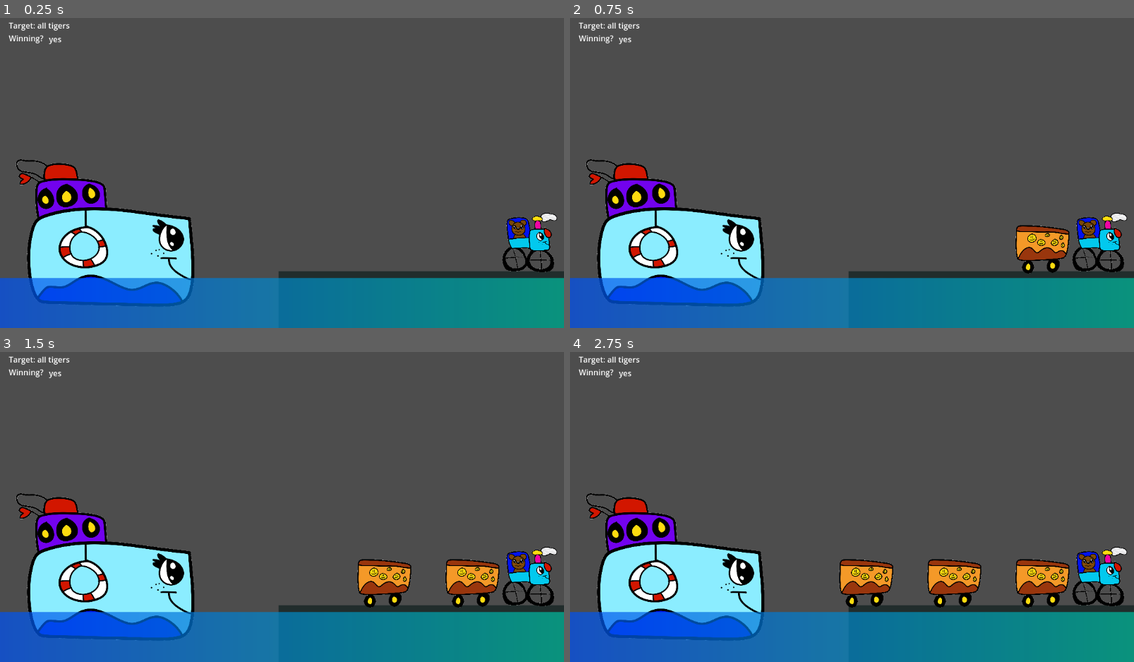
Above: before the commit, frames 1-4 (two rows, left to right).
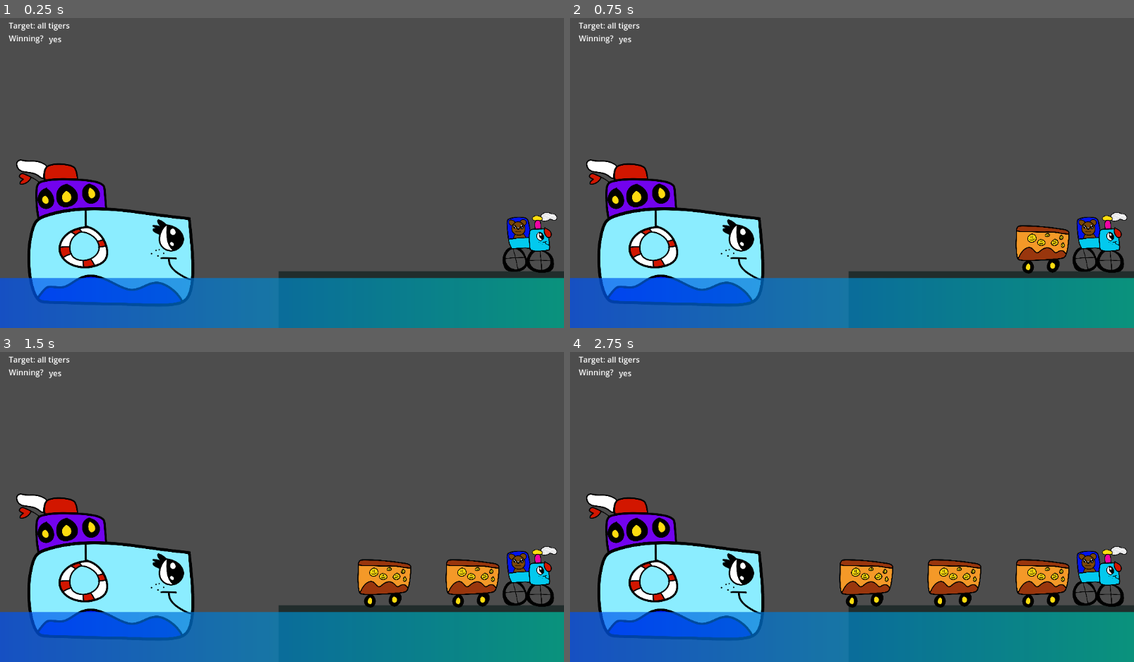
Above: after the commit, the same moments.

Repository: Huntracony/cute-crate-carrier
Game: Godot game, scene res://scenes/root.tscn
Same seed, same stepped clock (60 frames per second), same inputs: the game is played once before the commit and once after it. Before the commit the project starts from res://root.tscn.
Inputs (mouse positions are in pixels of both pictures, inside the frame that each line leads up to):
- Up to frame 1 (0.25 s): no input
- Up to frame 2 (0.75 s): tap Enter at 0.5 s; move the mouse to (976, 154) at 0.52 s; click (976, 154) at 0.67 s
- Up to frame 3 (1.5 s): tap Space at 1.25 s; drag from (169, 519) to (411, 448) at 1.27 s
- Up to frame 4 (2.75 s): tap Enter at 2 s; move the mouse to (908, 432) at 2.02 s; click (908, 432) at 2.17 s

The runs differ from the first frame. In frame 1, 0.4% of the frame differs, in the area x 2-99%, y 45-93%; in frame 2, 0.4%; in frame 3, 0.5%; in frame 4, 0.5%.

Commit message:
cleaned up, disabled collision for non-target crates

Diff:
--- a/CartContainer.gd
+++ /dev/null
@@ -1,11 +0,0 @@
-extends Node2D
-var cartPositions = [Vector2(1292, 477), Vector2(1100, 477), Vector2(900, 477)]
-
-# Called when the node enters the scene tree for the first time.
-func _ready():
-	pass # Replace with function body.
-
-
-# Called every frame. 'delta' is the elapsed time since the previous frame.
-func _process(delta):
-	pass
--- a/Sprite2D.gd
+++ /dev/null
@@ -1,12 +0,0 @@
-extends Sprite2D
-
-
-# Called when the node enters the scene tree for the first time.
-func _ready():
-	set_flip_h(true)
-	pass # Replace with function body.
-
-
-# Called every frame. 'delta' is the elapsed time since the previous frame.
-func _process(delta):
-	pass
--- a/crates/fox-crate.tscn
+++ b/crates/fox-crate.tscn
@@ -1,6 +1,6 @@
 [gd_scene load_steps=4 format=3 uid="uid://b86ks32pltjqc"]
 
-[ext_resource type="Script" path="res://crate.gd" id="1_0b8mq"]
+[ext_resource type="Script" path="res://scripts/crate.gd" id="1_0b8mq"]
 [ext_resource type="Texture2D" uid="uid://08s770vlgamf" path="res://crates/fox-crate.png" id="2_06irf"]
 
 [sub_resource type="PhysicsMaterial" id="PhysicsMaterial_0x672"]
--- a/crates/frog-crate.tscn
+++ b/crates/frog-crate.tscn
@@ -1,6 +1,6 @@
 [gd_scene load_steps=4 format=3 uid="uid://c4wtuxcqsnxvd"]
 
-[ext_resource type="Script" path="res://crate.gd" id="1_qijob"]
+[ext_resource type="Script" path="res://scripts/crate.gd" id="1_qijob"]
 [ext_resource type="Texture2D" uid="uid://cp0pbgc7ji5l8" path="res://crates/frog-crate.png" id="2_0e40h"]
 
 [sub_resource type="PhysicsMaterial" id="PhysicsMaterial_0x672"]
--- a/crates/koala-crate.tscn
+++ b/crates/koala-crate.tscn
@@ -1,6 +1,6 @@
 [gd_scene load_steps=4 format=3 uid="uid://bp0xdyl8a0hq8"]
 
-[ext_resource type="Script" path="res://crate.gd" id="1_iy7so"]
+[ext_resource type="Script" path="res://scripts/crate.gd" id="1_paqvq"]
 [ext_resource type="Texture2D" uid="uid://byichh5rasqff" path="res://crates/koala-crate.png" id="2_7c2bd"]
 
 [sub_resource type="PhysicsMaterial" id="PhysicsMaterial_0x672"]
@@ -8,7 +8,7 @@
 [node name="Crate" type="RigidBody2D"]
 input_pickable = true
 physics_material_override = SubResource("PhysicsMaterial_0x672")
-script = ExtResource("1_iy7so")
+script = ExtResource("1_paqvq")
 metadata/crate_type = "koala"
 
 [node name="Sprite2D" type="Sprite2D" parent="."]
--- a/crates/lion-crate.tscn
+++ b/crates/lion-crate.tscn
@@ -1,6 +1,6 @@
 [gd_scene load_steps=4 format=3 uid="uid://bhd2s8ncd00kv"]
 
-[ext_resource type="Script" path="res://crate.gd" id="1_yyjwq"]
+[ext_resource type="Script" path="res://scripts/crate.gd" id="1_yyjwq"]
 [ext_resource type="Texture2D" uid="uid://bn7cso6hsbkd8" path="res://crates/lion-crate.png" id="2_nohou"]
 
 [sub_resource type="PhysicsMaterial" id="PhysicsMaterial_0x672"]
--- a/crates/panda-crate.tscn
+++ b/crates/panda-crate.tscn
@@ -1,6 +1,6 @@
 [gd_scene load_steps=4 format=3 uid="uid://c54urb70jujsh"]
 
-[ext_resource type="Script" path="res://crate.gd" id="1_c1xmj"]
+[ext_resource type="Script" path="res://scripts/crate.gd" id="1_c1xmj"]
 [ext_resource type="Texture2D" uid="uid://b0ynm30hq23x" path="res://crates/panda-crate.png" id="2_ccs18"]
 
 [sub_resource type="PhysicsMaterial" id="PhysicsMaterial_0x672"]
--- a/crates/red-panda-crate.tscn
+++ b/crates/red-panda-crate.tscn
@@ -1,6 +1,6 @@
 [gd_scene load_steps=4 format=3 uid="uid://d0en73thwx1f5"]
 
-[ext_resource type="Script" path="res://crate.gd" id="1_y0f05"]
+[ext_resource type="Script" path="res://scripts/crate.gd" id="1_y0f05"]
 [ext_resource type="Texture2D" uid="uid://dd6pxxlq6b2qy" path="res://crates/red-panda-crate.png" id="2_84yxg"]
 
 [sub_resource type="PhysicsMaterial" id="PhysicsMaterial_0x672"]
--- a/crates/reindeer-crate.tscn
+++ b/crates/reindeer-crate.tscn
@@ -1,6 +1,6 @@
 [gd_scene load_steps=4 format=3 uid="uid://c5ydflgimv3el"]
 
-[ext_resource type="Script" path="res://crate.gd" id="1_v4ccl"]
+[ext_resource type="Script" path="res://scripts/crate.gd" id="1_v4ccl"]
 [ext_resource type="Texture2D" uid="uid://ii54kvdtcr0r" path="res://crates/reindeer-crate.png" id="2_14bmh"]
 
 [sub_resource type="PhysicsMaterial" id="PhysicsMaterial_0x672"]
--- a/crates/sera-crate.tscn
+++ b/crates/sera-crate.tscn
@@ -1,6 +1,6 @@
 [gd_scene load_steps=4 format=3 uid="uid://c6m2jelnmko53"]
 
-[ext_resource type="Script" path="res://crate.gd" id="1_wohpr"]
+[ext_resource type="Script" path="res://scripts/crate.gd" id="1_wohpr"]
 [ext_resource type="Texture2D" uid="uid://dq6bxgdua6tju" path="res://crates/sera-crate.png" id="2_6qwjf"]
 
 [sub_resource type="PhysicsMaterial" id="PhysicsMaterial_0x672"]
--- a/crates/sloth-crate.tscn
+++ b/crates/sloth-crate.tscn
@@ -1,6 +1,6 @@
 [gd_scene load_steps=4 format=3 uid="uid://pcfkpj8q7q6e"]
 
-[ext_resource type="Script" path="res://crate.gd" id="1_uhlhm"]
+[ext_resource type="Script" path="res://scripts/crate.gd" id="1_uhlhm"]
 [ext_resource type="Texture2D" uid="uid://dnd2njoy0a0a0" path="res://crates/sloth-crate.png" id="2_rbevf"]
 
 [sub_resource type="PhysicsMaterial" id="PhysicsMaterial_0x672"]
--- a/crates/tiger-crate.tscn
+++ b/crates/tiger-crate.tscn
@@ -1,6 +1,6 @@
 [gd_scene load_steps=4 format=3 uid="uid://cdepw6oifu2tl"]
 
-[ext_resource type="Script" path="res://crate.gd" id="1_iwoea"]
+[ext_resource type="Script" path="res://scripts/crate.gd" id="1_iwoea"]
 [ext_resource type="Texture2D" uid="uid://kayqv3ye3x4h" path="res://crates/tiger-crate.png" id="2_7jqmy"]
 
 [sub_resource type="PhysicsMaterial" id="PhysicsMaterial_0x672"]
--- a/project.godot
+++ b/project.godot
@@ -11,7 +11,7 @@
 [application]
 
 config/name="LD54"
-run/main_scene="res://root.tscn"
+run/main_scene="res://scenes/root.tscn"
 config/features=PackedStringArray("4.1", "GL Compatibility")
 boot_splash/show_image=false
 
--- a/root.tscn
+++ /dev/null
@@ -1,85 +0,0 @@
-[gd_scene load_steps=12 format=3 uid="uid://rfmeawu77fex"]
-
-[ext_resource type="Script" path="res://root.gd" id="1_k14tb"]
-[ext_resource type="Script" path="res://force-line.gd" id="2_dsta5"]
-[ext_resource type="PackedScene" uid="uid://bhe2posvt06ua" path="res://boat.tscn" id="2_xu3sg"]
-[ext_resource type="PackedScene" uid="uid://1f16hmdwkoid" path="res://dock.tscn" id="3_egqou"]
-[ext_resource type="Script" path="res://win-area.gd" id="3_rgiwx"]
-[ext_resource type="PackedScene" uid="uid://ckoa0m1jy3jsy" path="res://train_head.tscn" id="4_1msqe"]
-[ext_resource type="Script" path="res://CartContainer.gd" id="5_1t2ft"]
-[ext_resource type="Script" path="res://win-indicator.gd" id="8_06xmi"]
-
-[sub_resource type="Gradient" id="Gradient_umq7s"]
-colors = PackedColorArray(0, 0.266667, 1, 0.709804, 0, 1, 0.45098, 0.67451)
-
-[sub_resource type="GradientTexture1D" id="GradientTexture1D_0aaj3"]
-gradient = SubResource("Gradient_umq7s")
-width = 242
-
-[sub_resource type="RectangleShape2D" id="RectangleShape2D_6h1dg"]
-size = Vector2(1027, 707)
-
-[node name="Node2D" type="Node2D"]
-script = ExtResource("1_k14tb")
-
-[node name="Boat" parent="." instance=ExtResource("2_xu3sg")]
-position = Vector2(107, 444)
-scale = Vector2(0.5, 0.5)
-
-[node name="Dock" parent="." instance=ExtResource("3_egqou")]
-position = Vector2(1247, 724)
-
-[node name="Train_head" parent="." instance=ExtResource("4_1msqe")]
-position = Vector2(1545, 467)
-scale = Vector2(2, 2)
-
-[node name="CrateContainer" type="Node2D" parent="."]
-unique_name_in_owner = true
-position = Vector2(541, 247)
-
-[node name="Camera2D" type="Camera2D" parent="."]
-position = Vector2(703, 227)
-zoom = Vector2(0.6, 0.6)
-
-[node name="CartContainer" type="Node2D" parent="."]
-unique_name_in_owner = true
-script = ExtResource("5_1t2ft")
-
-[node name="Sea" type="Sprite2D" parent="."]
-position = Vector2(1115, 731)
-scale = Vector2(13.4174, 266.5)
-texture = SubResource("GradientTexture1D_0aaj3")
-
-[node name="ForceLine" type="Line2D" parent="."]
-unique_name_in_owner = true
-visible = false
-points = PackedVector2Array(0, 0, 0, 0)
-width = 6.0
-begin_cap_mode = 2
-end_cap_mode = 2
-script = ExtResource("2_dsta5")
-
-[node name="WinArea" type="Area2D" parent="."]
-unique_name_in_owner = true
-script = ExtResource("3_rgiwx")
-
-[node name="CollisionShape2D" type="CollisionShape2D" parent="WinArea"]
-position = Vector2(1148.5, 37.5)
-shape = SubResource("RectangleShape2D_6h1dg")
-
-[node name="CanvasLayer" type="CanvasLayer" parent="."]
-
-[node name="Label" type="Label" parent="CanvasLayer"]
-offset_left = 18.0
-offset_top = 18.0
-offset_right = 89.0
-offset_bottom = 44.0
-text = "Target: all tigers
-Winning?"
-
-[node name="Label2" type="Label" parent="CanvasLayer"]
-offset_left = 100.0
-offset_top = 46.0
-offset_right = 140.0
-offset_bottom = 69.0
-script = ExtResource("8_06xmi")
--- a/boat.tscn
+++ b/scenes/boat.tscn
@@ -1,7 +1,6 @@
-[gd_scene load_steps=3 format=3 uid="uid://bhe2posvt06ua"]
+[gd_scene load_steps=2 format=3 uid="uid://bhe2posvt06ua"]
 
-[ext_resource type="Texture2D" uid="uid://bas5wmsv3ldnc" path="res://textures/boat_transparant.png" id="1_iwhli"]
-[ext_resource type="Script" path="res://Sprite2D.gd" id="2_wq1wb"]
+[ext_resource type="Texture2D" uid="uid://bxutm1gqq7frr" path="res://textures/boat.png" id="1_bv5kt"]
 
 [node name="Boat" type="StaticBody2D"]
 position = Vector2(250, 439)
@@ -13,6 +12,4 @@
 
 [node name="Sprite2D" type="Sprite2D" parent="."]
 scale = Vector2(0.8, 0.8)
-texture = ExtResource("1_iwhli")
-flip_h = true
-script = ExtResource("2_wq1wb")
+texture = ExtResource("1_bv5kt")
--- /dev/null
+++ b/scenes/root.tscn
@@ -0,0 +1,120 @@
+[gd_scene load_steps=14 format=3 uid="uid://rfmeawu77fex"]
+
+[ext_resource type="Script" path="res://scripts/root.gd" id="1_r02q6"]
+[ext_resource type="PackedScene" uid="uid://bhe2posvt06ua" path="res://scenes/boat.tscn" id="2_0rup1"]
+[ext_resource type="PackedScene" uid="uid://1f16hmdwkoid" path="res://scenes/dock.tscn" id="3_fr8yp"]
+[ext_resource type="PackedScene" uid="uid://ckoa0m1jy3jsy" path="res://scenes/train_head.tscn" id="4_s072v"]
+[ext_resource type="Script" path="res://scripts/cart-container.gd" id="5_w84vm"]
+[ext_resource type="Script" path="res://scripts/force-line.gd" id="6_hkloc"]
+[ext_resource type="Script" path="res://scripts/win-area.gd" id="7_4j214"]
+[ext_resource type="Script" path="res://scripts/collision-disable-area.gd" id="8_rtbic"]
+[ext_resource type="Script" path="res://scripts/win-indicator.gd" id="9_qcfrx"]
+
+[sub_resource type="Gradient" id="Gradient_umq7s"]
+colors = PackedColorArray(0, 0.266667, 1, 0.709804, 0, 1, 0.45098, 0.67451)
+
+[sub_resource type="GradientTexture1D" id="GradientTexture1D_0aaj3"]
+gradient = SubResource("Gradient_umq7s")
+width = 242
+
+[sub_resource type="RectangleShape2D" id="RectangleShape2D_6h1dg"]
+size = Vector2(1027, 707)
+
+[sub_resource type="RectangleShape2D" id="RectangleShape2D_0r8gr"]
+size = Vector2(1328, 1400)
+
+[node name="Node2D" type="Node2D"]
+script = ExtResource("1_r02q6")
+
+[node name="Boat" parent="." instance=ExtResource("2_0rup1")]
+position = Vector2(107, 444)
+scale = Vector2(0.5, 0.5)
+
+[node name="Dock" parent="." instance=ExtResource("3_fr8yp")]
+position = Vector2(1247, 724)
+collision_layer = 0
+collision_mask = 0
+
+[node name="Train_head" parent="." instance=ExtResource("4_s072v")]
+position = Vector2(1545, 467)
+scale = Vector2(2, 2)
+collision_layer = 0
+collision_mask = 0
+
+[node name="CrateContainer" type="Node2D" parent="."]
+unique_name_in_owner = true
+position = Vector2(541, 247)
+
+[node name="Camera2D" type="Camera2D" parent="."]
+position = Vector2(703, 227)
+zoom = Vector2(0.6, 0.6)
+
+[node name="CartContainer" type="Node2D" parent="."]
+unique_name_in_owner = true
+script = ExtResource("5_w84vm")
+
+[node name="Sea" type="Sprite2D" parent="."]
+position = Vector2(1115, 731)
+scale = Vector2(13.4174, 266.5)
+texture = SubResource("GradientTexture1D_0aaj3")
+
+[node name="ForceLine" type="Line2D" parent="."]
+unique_name_in_owner = true
+visible = false
+points = PackedVector2Array(0, 0, 0, 0)
+width = 6.0
+begin_cap_mode = 2
+end_cap_mode = 2
+script = ExtResource("6_hkloc")
+
+[node name="WinArea" type="Area2D" parent="."]
+unique_name_in_owner = true
+input_pickable = false
+script = ExtResource("7_4j214")
+
+[node name="CollisionShape2D" type="CollisionShape2D" parent="WinArea"]
+position = Vector2(1148.5, 37.5)
+shape = SubResource("RectangleShape2D_6h1dg")
+
+[node name="CollisionDisableArea" type="Area2D" parent="."]
+collision_layer = 3
+collision_mask = 3
+input_pickable = false
+script = ExtResource("8_rtbic")
+
+[node name="CollisionShape2D" type="CollisionShape2D" parent="CollisionDisableArea"]
+position = Vector2(1186, 160)
+shape = SubResource("RectangleShape2D_0r8gr")
+debug_color = Color(0.835294, 0.333333, 0.513726, 0.227451)
+
+[node name="CanvasLayer" type="CanvasLayer" parent="."]
+
+[node name="Label" type="Label" parent="CanvasLayer"]
+offset_left = 18.0
+offset_top = 18.0
+offset_right = 89.0
+offset_bottom = 44.0
+text = "Target: all tigers
+Winning?"
+
+[node name="Label2" type="Label" parent="CanvasLayer"]
+offset_left = 100.0
+offset_top = 46.0
+offset_right = 140.0
+offset_bottom = 69.0
+script = ExtResource("9_qcfrx")
+
+[node name="WrongCrateWarning" type="Label" parent="CanvasLayer"]
+unique_name_in_owner = true
+anchors_preset = 1
+anchor_left = 1.0
+anchor_right = 1.0
+offset_left = -308.0
+offset_top = 38.0
+offset_right = -38.0
+offset_bottom = 64.0
+grow_horizontal = 0
+text = "The train won't accept other crates"
+
+[connection signal="body_entered" from="CollisionDisableArea" to="CollisionDisableArea" method="_on_body_entered"]
+[connection signal="body_exited" from="CollisionDisableArea" to="CollisionDisableArea" method="_on_body_exited"]
--- a/Train_cart.tscn
+++ b/scenes/train_cart.tscn
@@ -1,10 +1,10 @@
 [gd_scene load_steps=3 format=3 uid="uid://5wxvf8ueq4um"]
 
-[ext_resource type="Script" path="res://Train_cart.gd" id="1_53sld"]
-[ext_resource type="Texture2D" uid="uid://j5c85nht7w42" path="res://textures/cart_transparent.png" id="1_6806q"]
+[ext_resource type="Script" path="res://scripts/train_cart.gd" id="1_hn3og"]
+[ext_resource type="Texture2D" uid="uid://bcgy8qiwipg0f" path="res://textures/cart.png" id="2_dug1y"]
 
 [node name="Train_Cart" type="StaticBody2D"]
-script = ExtResource("1_53sld")
+script = ExtResource("1_hn3og")
 
 [node name="CollisionPolygon2D" type="CollisionPolygon2D" parent="."]
 position = Vector2(-961, -444)
@@ -13,4 +13,4 @@
 [node name="Sprite2D" type="Sprite2D" parent="."]
 position = Vector2(-5.00018, -1.99997)
 scale = Vector2(0.0870856, 0.0969207)
-texture = ExtResource("1_6806q")
+texture = ExtResource("2_dug1y")
--- a/train_head.tscn
+++ b/scenes/train_head.tscn
@@ -1,6 +1,6 @@
 [gd_scene load_steps=2 format=3 uid="uid://ckoa0m1jy3jsy"]
 
-[ext_resource type="Texture2D" uid="uid://ccj6o2mebtp2r" path="res://textures/train_first_transparent.png" id="1_7oj1g"]
+[ext_resource type="Texture2D" uid="uid://dvhu7u3436d8r" path="res://textures/train.png" id="1_mrrdm"]
 
 [node name="Train_head" type="StaticBody2D"]
 
@@ -11,6 +11,5 @@
 
 [node name="Sprite2D" type="Sprite2D" parent="."]
 position = Vector2(0, 3.0458e-05)
-rotation = -3.14159
-scale = Vector2(0.1, -0.098)
-texture = ExtResource("1_7oj1g")
+scale = Vector2(0.1, 0.1)
+texture = ExtResource("1_mrrdm")
--- /dev/null
+++ b/scripts/cart-container.gd
@@ -0,0 +1,2 @@
+extends Node2D
+var cartPositions = [Vector2(1292, 477), Vector2(1100, 477), Vector2(900, 477)]
--- /dev/null
+++ b/scripts/collision-disable-area.gd
@@ -0,0 +1,22 @@
+extends Area2D
+
+func _ready():
+	%WrongCrateWarning.hide()
+
+var target = "tiger"
+
+func setTarget(t):
+	target = t
+
+func _on_body_entered(body):
+	if not body.has_meta("crate_type"): return
+	if body.get_meta("crate_type") == target: return
+	body.collision_layer = 2
+	body.collision_mask = 0
+	%WrongCrateWarning.show()
+
+func _on_body_exited(body):
+	if not body.has_meta("crate_type"): return
+	body.collision_layer = 1
+	body.collision_mask = 1
+	%WrongCrateWarning.hide()
--- a/root.gd
+++ b/scripts/root.gd
@@ -1,6 +1,6 @@
 extends Node2D
 
-var trainScene = preload("res://Train_cart.tscn")
+var trainScene = preload("res://scenes/train_cart.tscn")
 
 var crateScenes = [
 	preload("res://crates/fox-crate.tscn"),
--- a/Train_cart.gd
+++ b/scripts/train_cart.gd
@@ -14,9 +14,3 @@
 	print(position)
 	scale.x = 2
 	scale.y = 2
-	pass # Replace with function body.
-
-
-# Called every frame. 'delta' is the elapsed time since the previous frame.
-func _process(delta):
-	pass
Renamed: dock.tscn -> scenes/dock.tscn
Renamed: crate.gd -> scripts/crate.gd
Renamed: force-line.gd -> scripts/force-line.gd
Renamed: win-area.gd -> scripts/win-area.gd
Renamed: win-indicator.gd -> scripts/win-indicator.gd
Binary file changed: textures/boat.png
Not shown, changed: textures/boat.png.import
Binary file removed: textures/boat2.png
Not shown, removed: textures/boat2.png.import
Binary file removed: textures/boat_transparant.png
Not shown, removed: textures/boat_transparant.png.import
Binary file changed: textures/cart.png
(and 13 more such lines)
